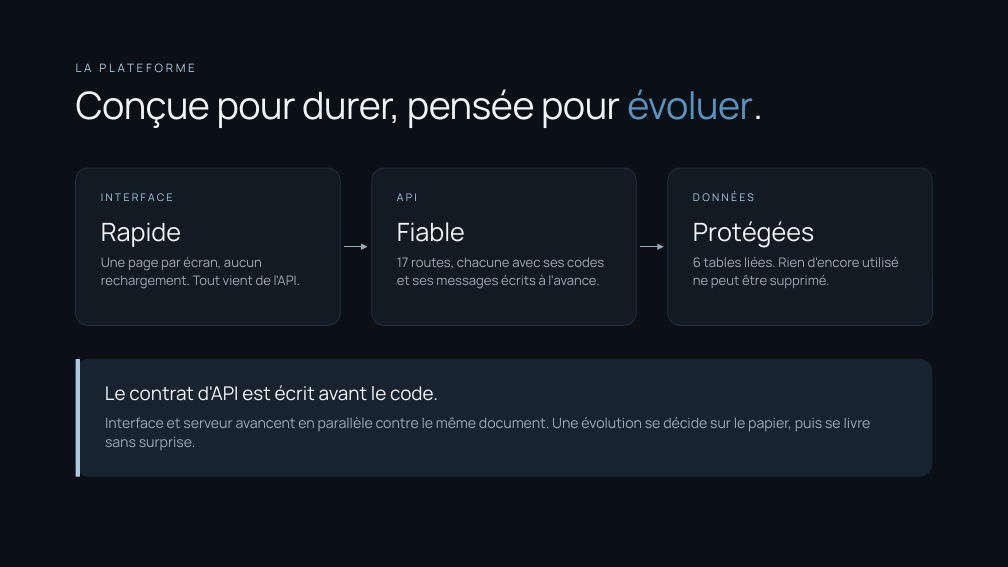
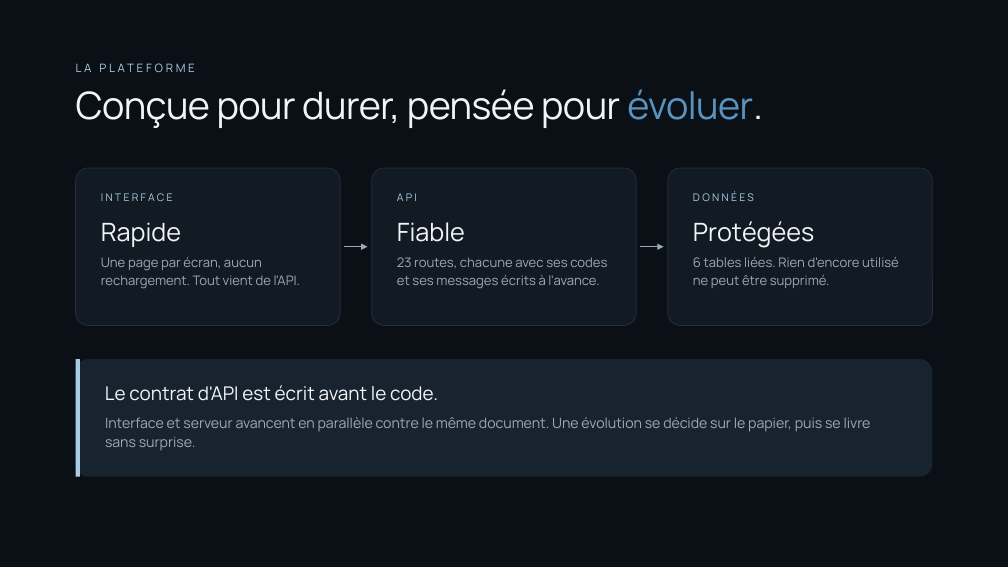
Before and after one commit to Yohan-AVRONSART/Projets, a slide deck: slide 8 of docs/YIA_Jobs_soutenance.pptx. Drawn at 1008x567 pixels with LibreOffice and Linux fonts; fonts in the diff are those of the drawing. Boxes give left, top, right and bottom in pixels: in the first picture for what was removed or moved away, otherwise in the second. Text is boxed around its words. In the diff, an @@ line names an element or a change of style, - is before the commit and + after.

```diff
--- a/docs/YIA_Jobs_soutenance.pptx
+++ b/docs/YIA_Jobs_soutenance.pptx
@@ text at bbox=[397, 257, 607, 289]: text changed @@
-17 routes, chacune avec ses codes et ses messages écrits à l'avance.
+23 routes, chacune avec ses codes et ses messages écrits à l'avance.
```
Also in this commit, not shown: 2 other slides changed, 1 other file.
